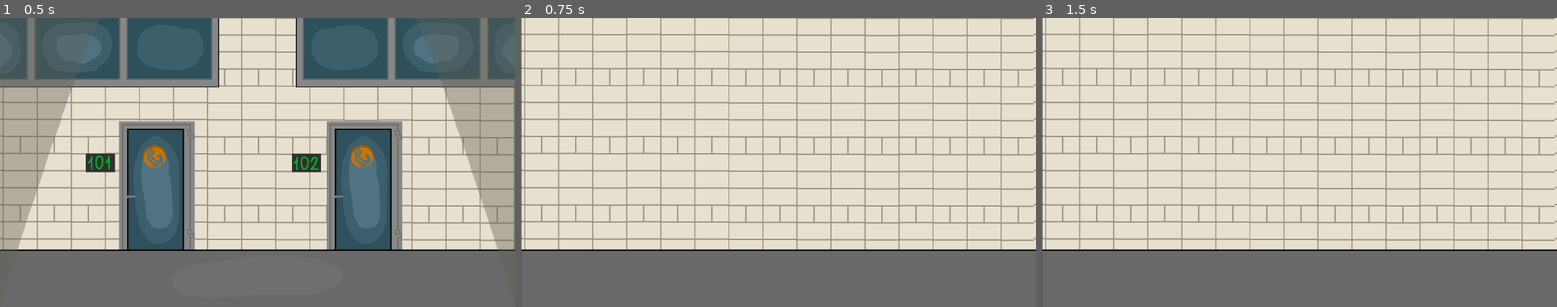
Above: before the commit, frames 1-3 (left to right).
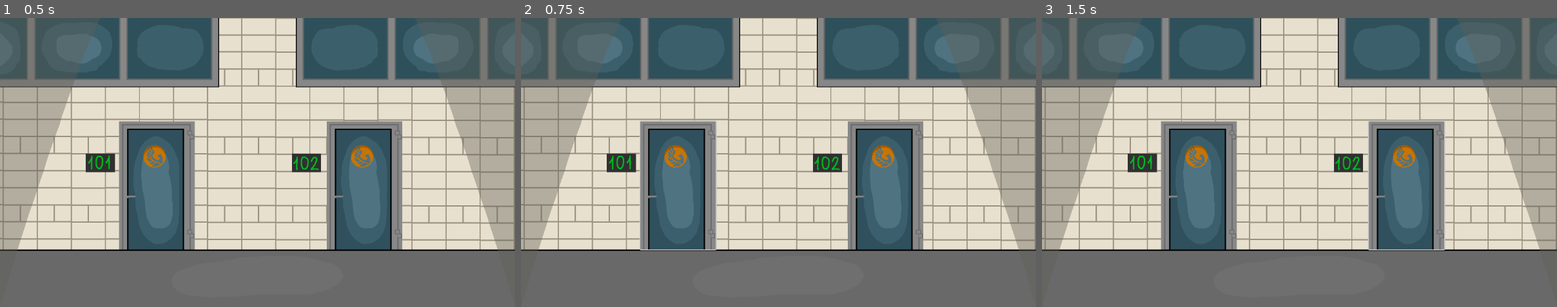
Above: after the commit, the same moments.

Repository: ksand3R77/NightClass
Game: Godot game, scene res://location 1.tscn
Same seed, same stepped clock (60 frames per second), same inputs: the game is played once before the commit and once after it. Before the commit the project starts from res://node_2d.tscn.
Inputs (mouse positions are in pixels of both pictures, inside the frame that each line leads up to):
- Up to frame 1 (0.5 s): no input
- Up to frame 2 (0.75 s): click (680, 185) at 0.5 s
- Up to frame 3 (1.5 s): click (1407, 185) at 1.27 s

Frame 1 is identical in both runs. In frame 2, 44% of the frame differs, in the area x 0-100%, y 0-81%; in frame 3, 44%.

Commit message:
удалил сраную нод 2

Diff:
--- /dev/null
+++ b/location 1.tscn
@@ -0,0 +1,25 @@
+[gd_scene load_steps=2 format=3 uid="uid://diiun48sve56j"]
+
+[ext_resource type="PackedScene" uid="uid://ct0hvk1hpx8ri" path="res://background dveri.tscn" id="2_n6wxr"]
+
+[node name="1 location" type="Node2D"]
+position = Vector2(3, 2)
+
+[node name="ParallaxBackground" parent="." instance=ExtResource("2_n6wxr")]
+
+[node name="button 1 door" type="Button" parent="."]
+offset_left = 264.0
+offset_top = 230.0
+offset_right = 433.0
+offset_bottom = 517.0
+flat = true
+
+[node name="Button 2 door" type="Button" parent="."]
+offset_left = 728.0
+offset_top = 230.0
+offset_right = 897.0
+offset_bottom = 517.0
+flat = true
+
+[connection signal="pressed" from="button 1 door" to="." method="_on_button_1_door_pressed"]
+[connection signal="pressed" from="Button 2 door" to="." method="_on_button_2_door_pressed"]
--- a/node_2d.gd
+++ /dev/null
@@ -1,9 +0,0 @@
-extends Node2D
-
-
-func _on_button_1_door_pressed() -> void:
-	get_tree().change_scene_to_file("res://location_2.tscn")
-
-
-func _on_button_2_door_pressed() -> void:
-	get_tree().change_scene_to_file("res://location_3.tscn")
--- a/node_2d.tscn
+++ b/node_2d.tscn
@@ -1,11 +1,22 @@
-[gd_scene load_steps=3 format=3 uid="uid://bh1oheoal1ity"]
+[gd_scene load_steps=3 format=3 uid="uid://cc56pqlt8iexg"]
 
-[ext_resource type="Script" uid="uid://rx33658q6h8v" path="res://node_2d.gd" id="1_0e48y"]
 [ext_resource type="PackedScene" uid="uid://ct0hvk1hpx8ri" path="res://background dveri.tscn" id="1_wtcfe"]
+
+[sub_resource type="GDScript" id="GDScript_wtcfe"]
+script/source = "extends Node2D
+
+
+func _on_button_1_door_pressed() -> void:
+	get_tree().change_scene_to_file(\"res://location_2.tscn\")
+
+
+func _on_button_2_door_pressed() -> void:
+	get_tree().change_scene_to_file(\"res://location_3.tscn\")
+"
 
 [node name="1 location" type="Node2D"]
 position = Vector2(3, 2)
-script = ExtResource("1_0e48y")
+script = SubResource("GDScript_wtcfe")
 
 [node name="ParallaxBackground" parent="." instance=ExtResource("1_wtcfe")]
 
--- a/project.godot
+++ b/project.godot
@@ -11,7 +11,7 @@
 [application]
 
 config/name="NightClass"
-run/main_scene="uid://bh1oheoal1ity"
+run/main_scene="uid://diiun48sve56j"
 config/features=PackedStringArray("4.4", "Mobile")
 config/icon="res://icon.svg"
 
Not shown, removed: node_2d.gd.uid
